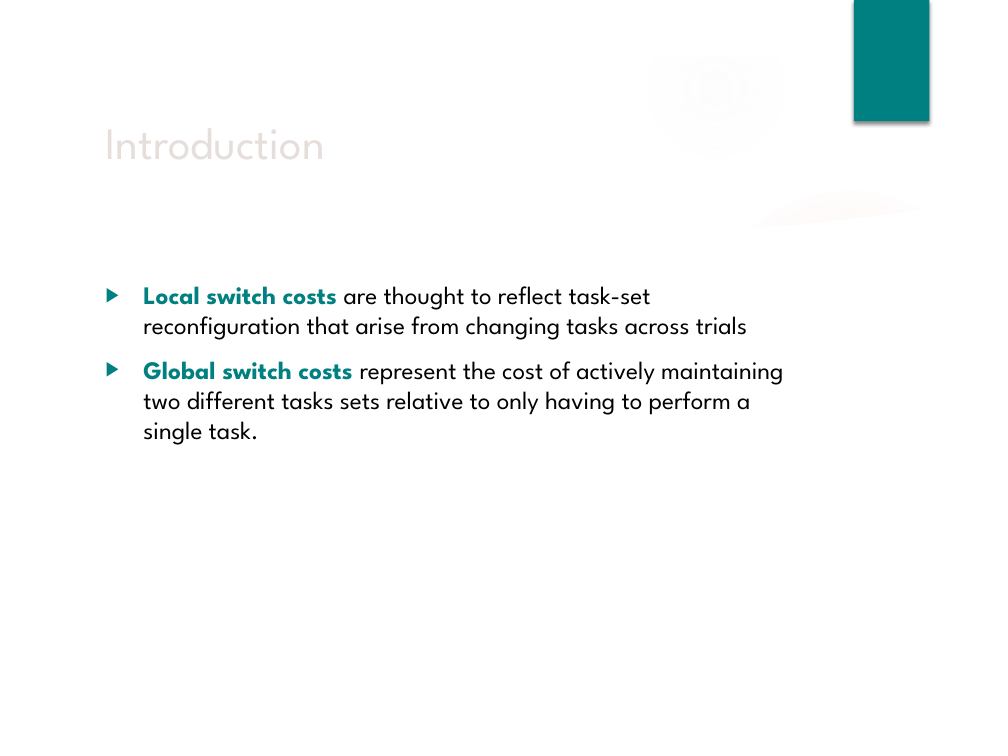
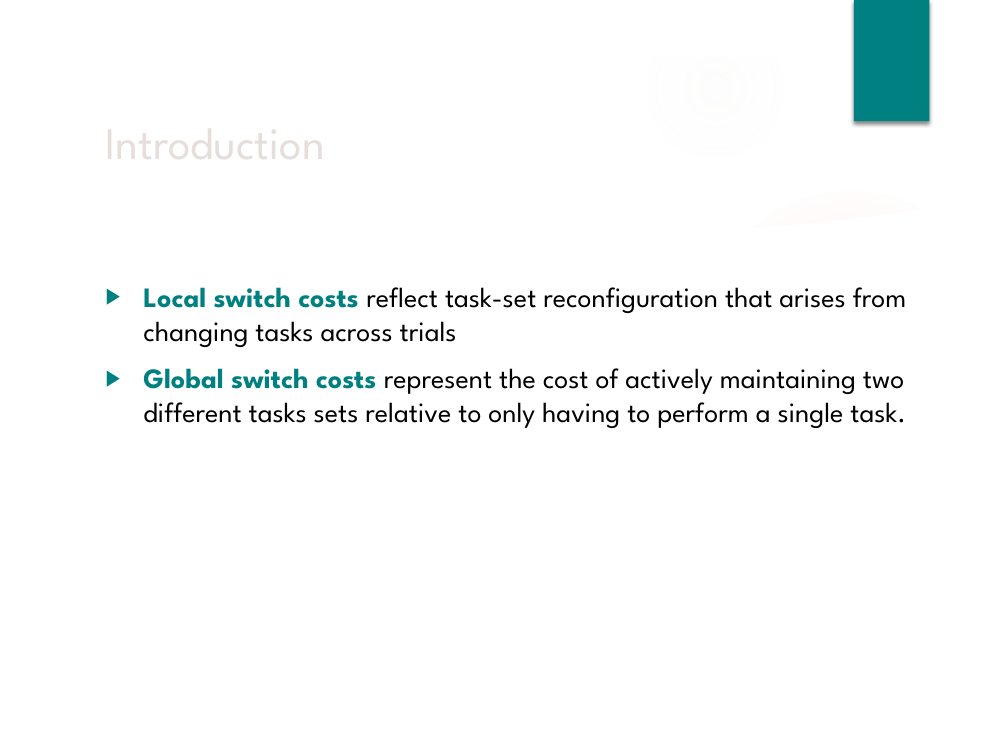
Before and after one commit to npm27/Spring-2019-Projects, a slide deck: slide 10 of CVOE/3 Presentations/Brown Bag Fall 19.pptx (slide 7 before the commit). Drawn at 1008x756 pixels with LibreOffice and Linux fonts; fonts in the diff are those of the drawing; background and template pictures are left out. Boxes give left, top, right and bottom in pixels: in the first picture for what was removed or moved away, otherwise in the second. Text is boxed around its words. In the diff, an @@ line names an element or a change of style, - is before the commit and + after.

```diff
--- a/CVOE/3 Presentations/Brown Bag Fall 19.pptx
+++ b/CVOE/3 Presentations/Brown Bag Fall 19.pptx
@@ text at <box>143,287,907,347</box>: text changed; size 18 to 20 pt @@
-▶ Local switch costs are thought to reflect task-set reconfiguration that arise from changing tasks across trials
+▶ Local switch costs reflect task-set reconfiguration that arises from changing tasks across trials
@@ text at <box>143,368,906,428</box>: size 18 to 20 pt in "Global switch costs represent the cost of ..." @@
```
Also in this commit, not shown: 18 other slides changed, 11 slides added, 18 other files.
